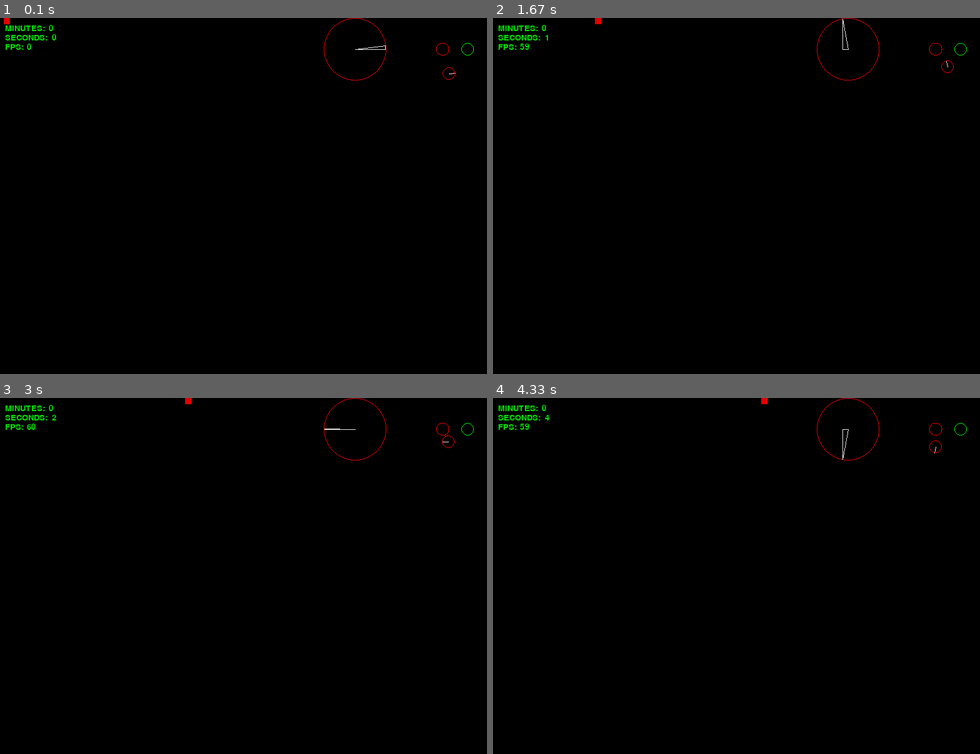
Above: before the commit, frames 1-4 (two rows, left to right).
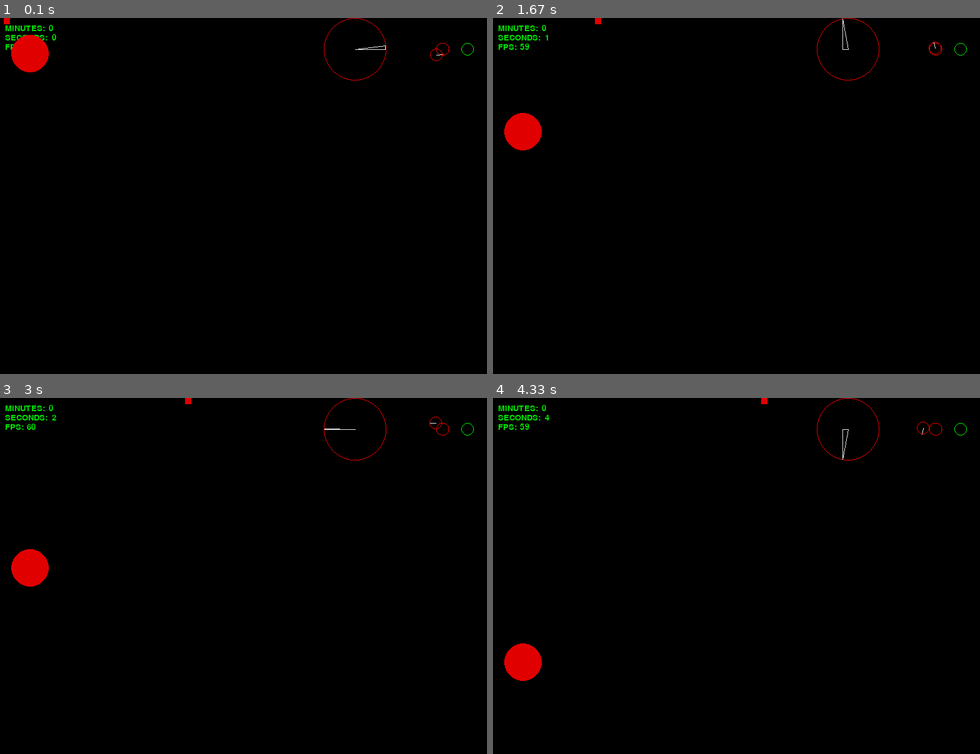
Above: after the commit, the same moments.

Repository: GermanHoyos/LearningPythonAndPygame
Game: pygame game, started from firstPythonFile.py
Same seed, same stepped clock (60 frames per second), same inputs: the game is played once before the commit and once after it.
Inputs:
- Up to frame 1 (0.1 s): no input
- Up to frame 2 (1.67 s): no input
- Up to frame 3 (3 s): no input
- Up to frame 4 (4.33 s): no input

The runs differ from the first frame. In frame 1, 0.7% of the frame differs, in the area x 2-94%, y 4-18%; in frame 2, 0.7%; in frame 3, 0.7%; in frame 4, 0.7%, in the area x 2-93%, y 6-80%.

Commit message:
2nd attempt at bouncng ball

Diff:
--- a/firstPythonFile.py
+++ b/firstPythonFile.py
@@ -22,14 +22,9 @@
 VELOCITY_1 =    100     # traverses 800px in about 8.5 seconds # is striclty a speed
 VELOCITY_2 =    10      # first delta time iteration
 GROUND =        (600)   # bottom of the screen
-GRAVITY =       100     # traverses 800px in about 8.5 seconds
+GRAVITY =       0.5     # traverses 800px in about 8.5 seconds
+BOUNCE_STOP =   0.3       # This prevents infinite tiny bounces
 DELTA_TIME =    float
-
-#"ACCELERATION" is a special case variable that involves some math"
-ACCELERATION = 1
-    # to be used with gravity # is a measure of the speed and direction of motion
-    # eg: ACCELERATION = DELTATIME * VELOCITY / TIME
-    # TIME could = the milliseconds the object is not at rest on ground level
 
 #Other Global variables
 done = False                        # is game seq complete
@@ -50,19 +45,18 @@
     img = font.render(text, True, text_col)
     DISPLAYSURF.blit(img, (x, y)) #blit text image to said display surface
 
-#Experimental unit circle functions
+#Experimental unit circle functions using "arc" and "circle"
 def draw_unit_circle_1():
     pygame.draw.arc(DISPLAYSURF, RED, (700,40,20,20), 0, 2 * (math.pi)) #Rect(left, top, width, height)
-
 def draw_unit_circle_2():
     pygame.draw.circle(DISPLAYSURF, GREEN, (750,50), 10, width=1) # a radius of 1 is literaly 1 pixel # width = hollow
 
-####################Asteroid Circle Class####################
+####################Asteroid Player1 Circle Class####################
 class AsteroidPlayer(): # Use this circle for asteroids like movement
     def __init__( #think of this as a constructor u r used to in other languages
             self,
-            thisX = 720,
-            thisY = 90,
+            thisX = 700,
+            thisY = 60,
             thisAngleInteger = 1,
             thisAngle = 0 / 180 * math.pi,
             thisDT = DELTA_TIME,
@@ -93,7 +87,7 @@
         self.draw_unit_circle = pygame.draw.circle(DISPLAYSURF, RED, (self.thisX, self.thisY), 10, width = 1)
         self.movement()
 
-####################Stationary Unit Circle####################
+####################Stationary Unit Circle Shows cos sin tan####################
 class UnitCircle():
     def __init__(self, myX = 570, myY = 50, angle = 0 / 180 * math.pi, rotation = 0):
         self.myX = myX
@@ -115,15 +109,50 @@
         self.draw_cos = pygame.draw.line(DISPLAYSURF, WHITE, (self.myX, self.myY),#<-------------------------------COS
             (self.myX + 49 * math.cos(self.myAngle), self.myY))
 
-
-
 ####################Bouncing Ball Class####################
-
-
+####################Following Tutorial####################
+####################https://www.youtube.com/watch?v=5j0uU3aJxJM&t=1204s####################
+####################Current Time Stamp 27:04####################
+class Ball:
+    def __init__(self, myX, myY, radius, color, mass, retention, ySpeed, xSpeed, id):
+        self.myX = myX
+        self.myY = myY
+        self.radius = radius
+        self.color = color
+        self.mass = mass
+        self.retention = retention
+        self.ySpeed = ySpeed
+        self.xSpeed = xSpeed
+        self.id = id
+        self.circle = ''
+
+    def draw(self):
+        self.circle = pygame.draw.circle(DISPLAYSURF, RED, (self.myX, self.myY), self.radius)
+        self.ySpeed = self.check_gravity()
+        self.update_pos()
+
+    def check_gravity(self):
+        if self.myY < 600 - self.radius:
+            self.ySpeed += GRAVITY # gradualy increases over time
+        else:
+            if self.ySpeed > BOUNCE_STOP: # if my y speed is great enough where I want to contiue bouncing
+                self.ySpeed = self.ySpeed * -1 * self.retention # flip direction and lose energy # UPWARD ^
+            else:
+                if abs(self.ySpeed) <= BOUNCE_STOP:
+                    self.ySpeed = 0 # this prevents this.ySpeed being less than bounce stop so much its negative
+                    # which would allow the previous if statement to be true
+        return self.ySpeed
+
+    def update_pos(self):
+        self.myY += self.ySpeed
+        self.myX += self.xSpeed
 
 ####################Instantiate Objects Outside Of Game loop####################
 C1 = AsteroidPlayer()
 C2 = UnitCircle()
+
+ball1 = Ball(50, 50, 30, 'RED', 100, .9, 0, 0, 1)
+
 ####################Game Loop####################
 while not done:
     for event in pygame.event.get():
@@ -149,7 +178,7 @@
     ####################Clear Screen####################
     DISPLAYSURF.fill(BLACK)
 
-    ####################Timing Display####################
+    ####################Timing Display Logic####################
     draw_text("MINUTES:",text_font, GREEN, 10, 10)
     draw_text("SECONDS:",text_font, GREEN, 10, 25)
     draw_text("FPS: ",text_font, GREEN, 10, 40)
@@ -179,6 +208,11 @@
     C1.draw()
     C2.draw()
 
+    #Draw ball experiment
+    ball1.draw()
+    # ball1.update_pos()
+    # ball1.ySpeed = ball1.check_gravity();
+
     ####################REFRESH LOGIC####################
     #redraws entire DISPLAYSURF, but does not clear DISPLAYSURF
     pygame.display.flip()
